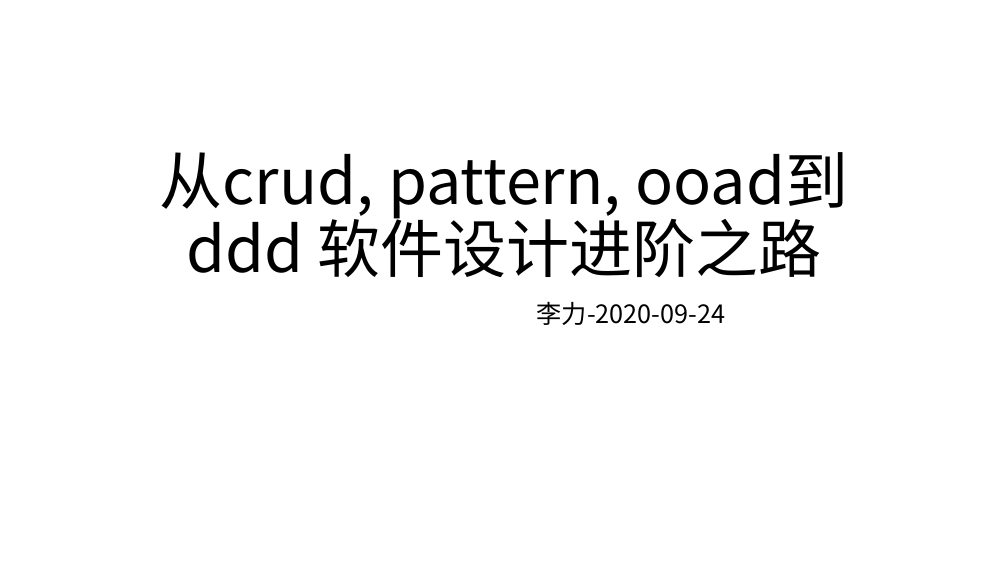
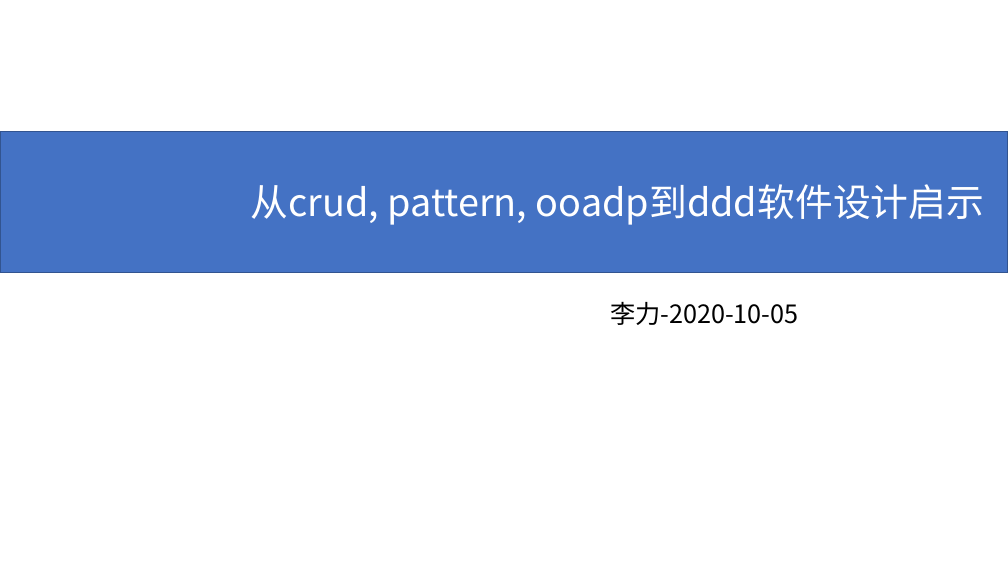
Before and after one commit to xiaozhiliaoo/my-slides, a slide deck: slide 1 of prepare/从crud, pattern, ooad到ddd-软件设计启示.pptx. Drawn at 1008x567 pixels with LibreOffice and Linux fonts; fonts in the diff are those of the drawing. Boxes give left, top, right and bottom in pixels: in the first picture for what was removed or moved away, otherwise in the second. Text is boxed around its words. In the diff, an @@ line names an element or a change of style, - is before the commit and + after.

```diff
--- a/prepare/从crud, pattern, ooad到ddd-软件设计启示.pptx
+++ b/prepare/从crud, pattern, ooad到ddd-软件设计启示.pptx
@@ rectangle added at <box>0,131,1008,272</box>, fill #4472C4, outline #325491 1 pt, 36 pt, text #FFFFFF @@
+从crud, pattern, ooadp到ddd软件设计启示
@@ title removed at <box>160,152,822,277</box> @@
-从crud, pattern, ooad到ddd 软件设计进阶之路
@@ subtitle at <box>610,301,799,325</box>: text changed @@
-李力-2020-09-24
+李力-2020-10-05
```
Also in this commit, not shown: 27 other slides changed, 7 slides added, 1 slide removed, 9 other files.
